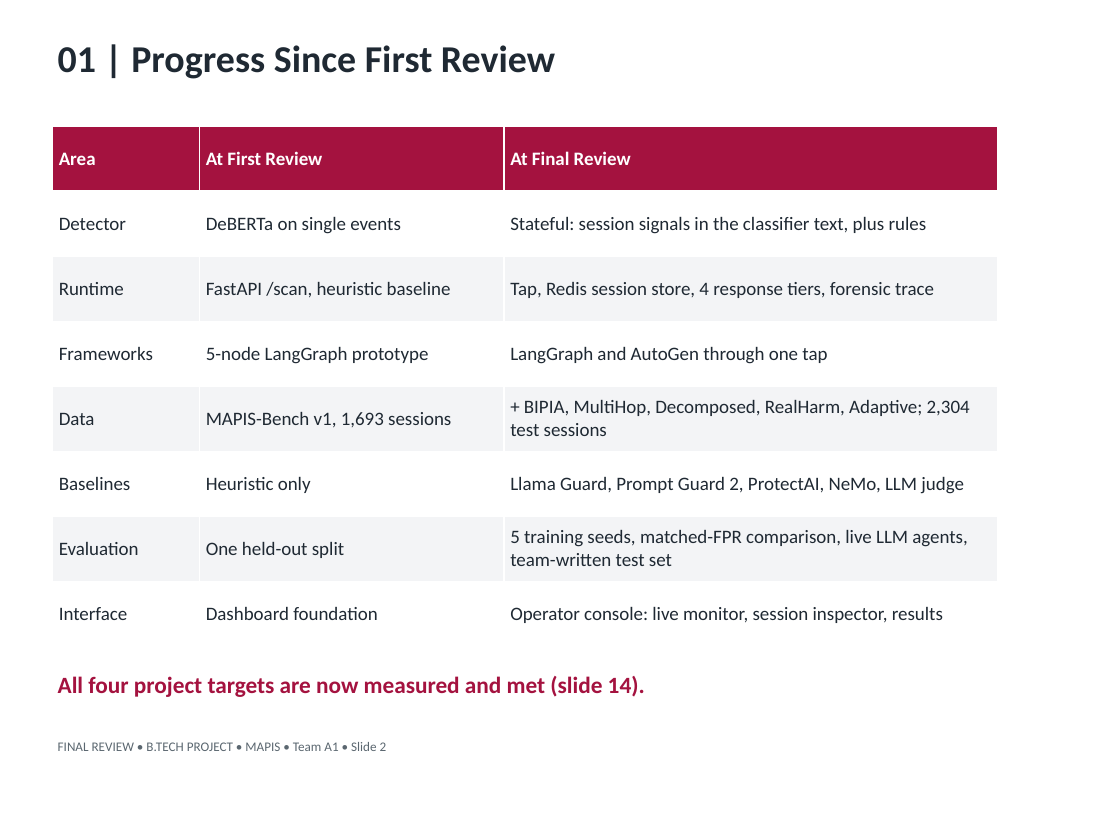
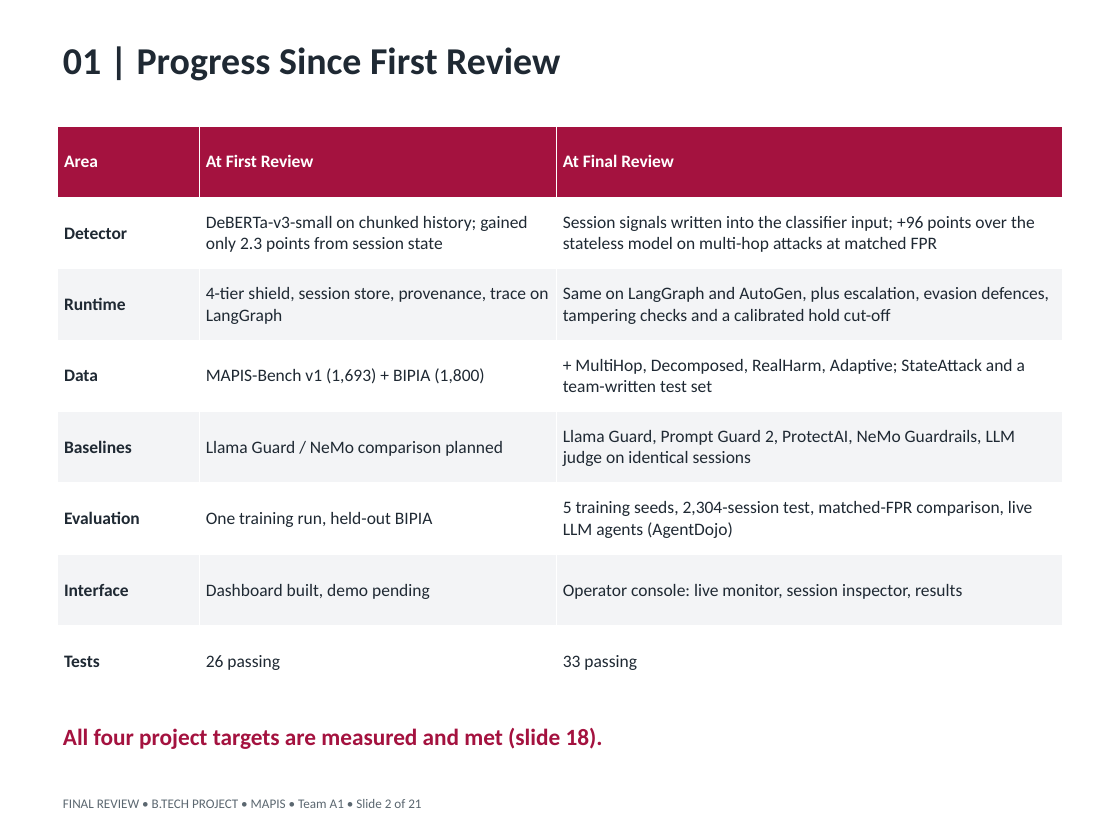
Before and after one commit to Vishnu868/Mapis, a slide deck: slide 2 of docs/presentation/MAPIS_Final_Review.pptx. Drawn at 1120x840 pixels with LibreOffice and Linux fonts; fonts in the diff are those of the drawing. Boxes give left, top, right and bottom in pixels: in the first picture for what was removed or moved away, otherwise in the second. Text is boxed around its words. In the diff, an @@ line names an element or a change of style, - is before the commit and + after.

Commit message:
Final review deck: 21 slides on the First Review template with the latest 5-seed and tampering-check results; replaces the Beamer deck in docs/final

```diff
--- a/docs/presentation/MAPIS_Final_Review.pptx
+++ b/docs/presentation/MAPIS_Final_Review.pptx
@@ text "01 | Progress Since First ...": place and size @@
-text "01 | Progress Since First ..." at (58, 45, 555, 79)
+text "01 | Progress Since First ..." at (63, 47, 560, 81)
@@ table at (58, 126, 1062, 697) @@
-row 2, column 2: DeBERTa on single events
+row 2, column 2: DeBERTa-v3-small on chunked history; gained only 2.3 points from session state
-row 2, column 3: Stateful: session signals in the classifier text, plus rules
+row 2, column 3: Session signals written into the classifier input; +96 points over the stateless model on multi-hop attacks at matched FPR
-row 3, column 2: FastAPI /scan, heuristic baseline
+row 3, column 2: 4-tier shield, session store, provenance, trace on LangGraph
-row 3, column 3: Tap, Redis session store, 4 response tiers, forensic trace
+row 3, column 3: Same on LangGraph and AutoGen, plus escalation, evasion defences, tampering checks and a calibrated hold cut-off
-row 4: Frameworks | 5-node LangGraph prototype | LangGraph and AutoGen through one tap
+row 4: Data | MAPIS-Bench v1 (1,693) + BIPIA (1,800) | + MultiHop, Decomposed, RealHarm, Adaptive; StateAttack and a team-written test set
-row 5: Data | MAPIS-Bench v1, 1,693 sessions | + BIPIA, MultiHop, Decomposed, RealHarm, Adaptive; 2,304 test sessions
+row 5: Baselines | Llama Guard / NeMo comparison planned | Llama Guard, Prompt Guard 2, ProtectAI, NeMo Guardrails, LLM judge on identical sessions
-row 6: Baselines | Heuristic only | Llama Guard, Prompt Guard 2, ProtectAI, NeMo, LLM judge
+row 6: Evaluation | One training run, held-out BIPIA | 5 training seeds, 2,304-session test, matched-FPR comparison, live LLM agents (AgentDojo)
-row 7: Evaluation | One held-out split | 5 training seeds, matched-FPR comparison, live LLM agents, team-written test set
+row 7: Interface | Dashboard built, demo pending | Operator console: live monitor, session inspector, results
-row 8: Interface | Dashboard foundation | Operator console: live monitor, session inspector, results
+row 8: Tests | 26 passing | 33 passing
@@ size 13 to 12 pt in "Area", "At First Review", "At Final Review", "Detector" and 1 more places @@
@@ bold on in "Detector", "Runtime" @@
@@ table: place and size @@
-table at (52, 126, 997, 647)
+table at (58, 126, 1062, 697)
@@ text at (63, 728, 603, 749): text changed @@
-All four project targets are now measured and met (slide 14).
+All four project targets are measured and met (slide 18).
@@ text at (63, 799, 421, 808): text changed @@
-FINAL REVIEW • B.TECH PROJECT • MAPIS • Team A1 • Slide 2
+FINAL REVIEW • B.TECH PROJECT • MAPIS • Team A1 • Slide 2 of 21
```
Also in this commit, not shown: 13 other slides changed, 7 slides added, 3 slides removed, 6 other files.
